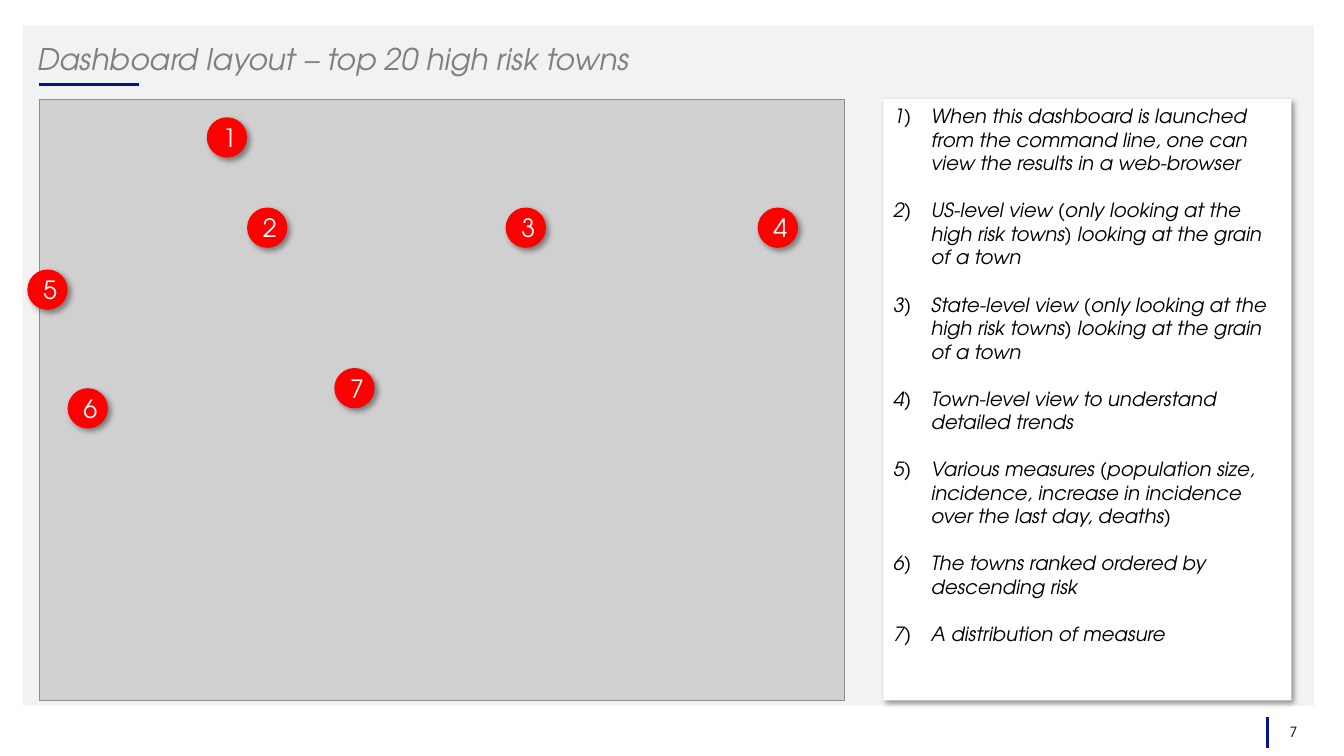
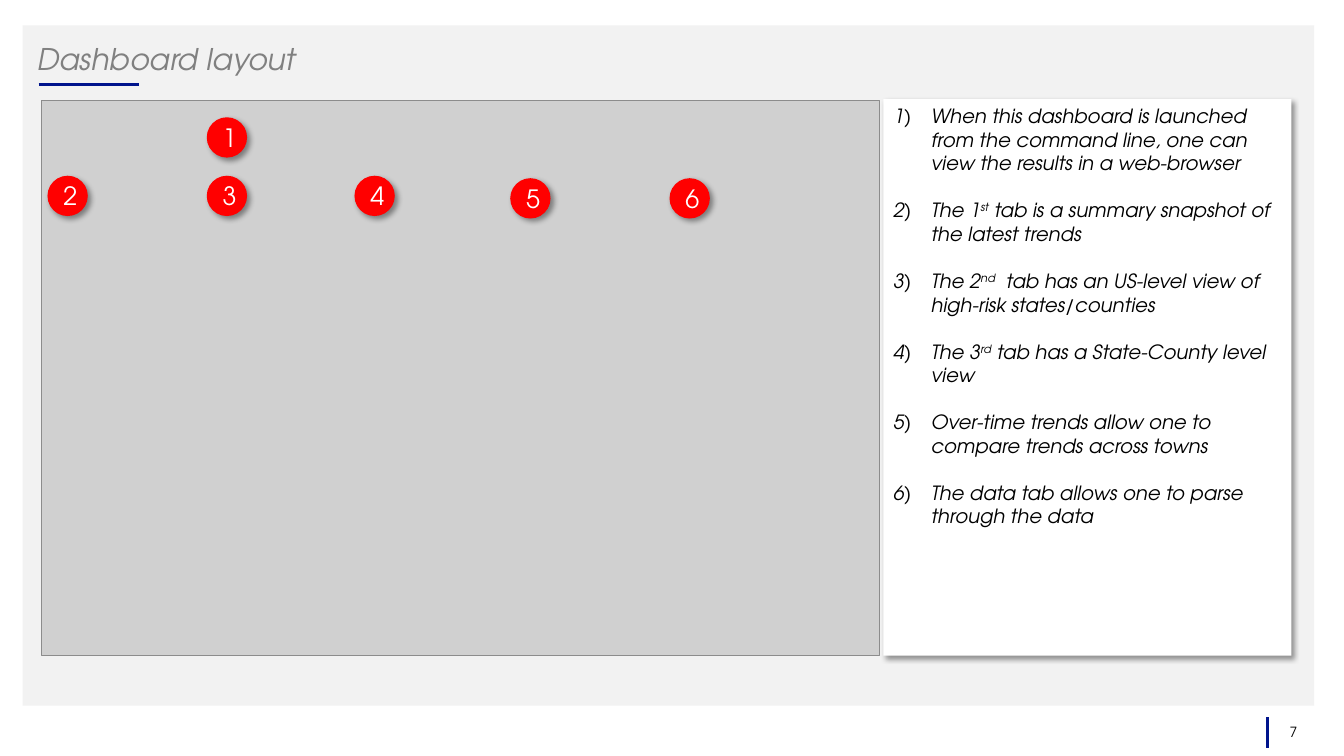
Before and after one commit to vckolla/corona, a slide deck: slide 7 of 05_corona_trend_mvp_2020_04_05_v2.pptx. Drawn at 1344x756 pixels with LibreOffice and Linux fonts; fonts in the diff are those of the drawing; grey boxes stand for pictures. Boxes give left, top, right and bottom in pixels: in the first picture for what was removed or moved away, otherwise in the second. Text is boxed around its words. In the diff, an @@ line names an element or a change of style, - is before the commit and + after.

```diff
--- a/05_corona_trend_mvp_2020_04_05_v2.pptx
+++ b/05_corona_trend_mvp_2020_04_05_v2.pptx
@@ title at (37,48,296,84): text changed @@
-Dashboard layout – top 20 high risk towns
+Dashboard layout
@@ picture: place and size @@
-picture at (39,99,845,701)
+picture at (42,101,880,656)
@@ rectangle "When this dashboard is launched ...": place and size @@
-rectangle "When this dashboard is launched ..." at (883,99,1292,701)
+rectangle "When this dashboard is launched ..." at (883,99,1292,655)
@@ ellipse "2": place and size @@
-ellipse "2" at (247,208,287,248)
+ellipse "2" at (47,175,88,216)
@@ ellipse "3": place and size @@
-ellipse "3" at (506,208,546,248)
+ellipse "3" at (207,175,247,216)
@@ ellipse "4": place and size @@
-ellipse "4" at (758,208,799,248)
+ellipse "4" at (355,175,395,216)
@@ ellipse "5": place and size @@
-ellipse "5" at (27,269,68,310)
+ellipse "5" at (510,178,551,219)
@@ ellipse "6": place and size @@
-ellipse "6" at (68,388,108,429)
+ellipse "6" at (669,178,710,219)
@@ text in rectangle at (931,202,1270,528): text changed @@
-2) US-level view (only looking at the high risk towns) looking at the grain of a town
-3) State-level view (only looking at the high risk towns) looking at the grain of a town
-4) Town-level view to understand detailed trends
-5) Various measures (population size, incidence, increase in incidence over the last day, deaths)
-6) The towns ranked ordered by descending risk
-7) A distribution of measure
+2) The 1st tab is a summary snapshot of the latest trends
+3) The 2nd tab has an US-level view of high-risk states/counties
+4) The 3rd tab has a State-County level view
+5) Over-time trends allow one to compare trends across towns
+6) The data tab allows one to parse through the data
@@ ellipse removed at (335,368,375,408) @@
-7
```
Also in this commit, not shown: 5 other slides changed, 6 slides added, 6 slides removed, 17 other files.
